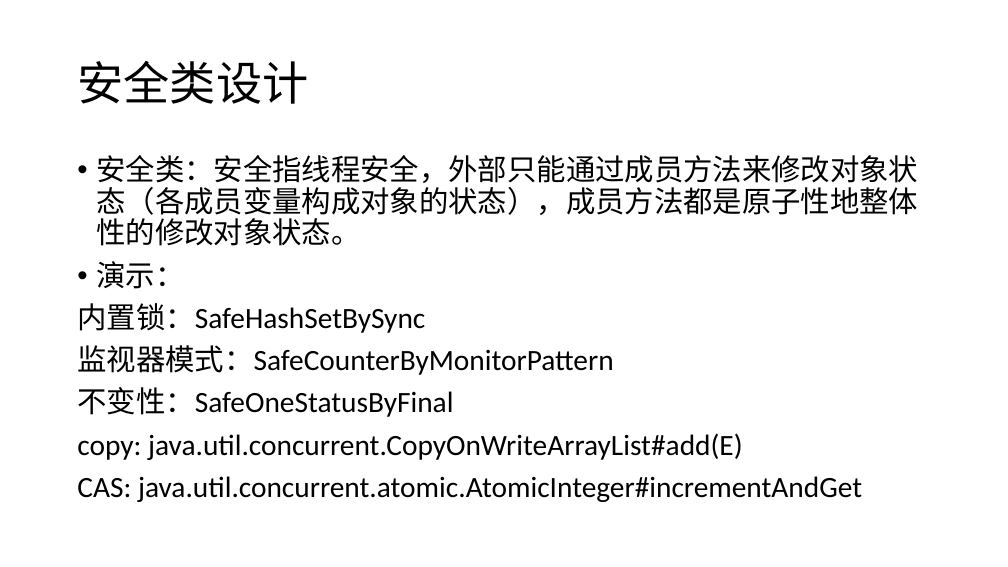
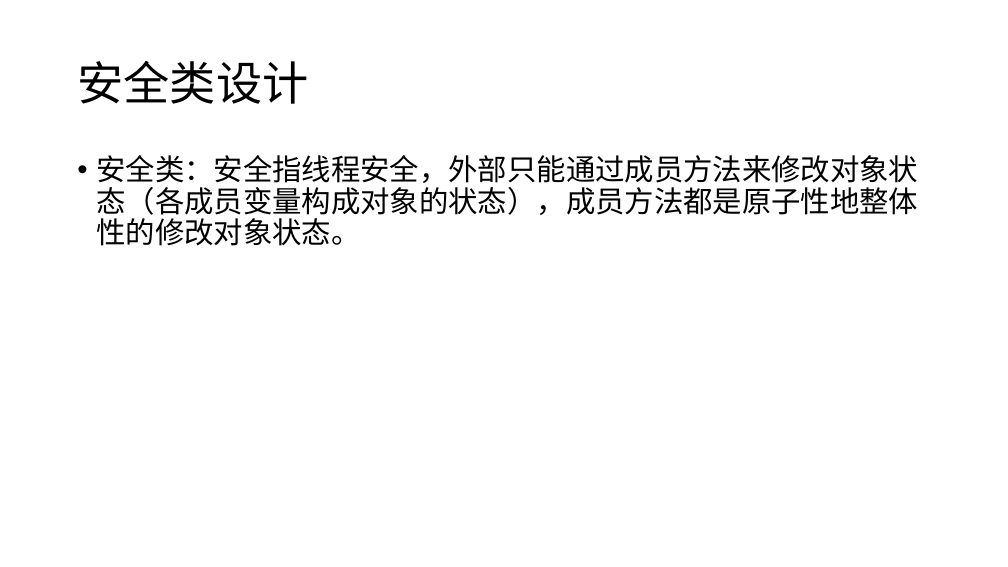
Before and after one commit to GerogeLeon/multithread_demo, a slide deck: slide 19 of JAVA并发编程.pptx. Drawn at 1008x567 pixels with LibreOffice and Linux fonts; fonts in the diff are those of the drawing. Boxes give left, top, right and bottom in pixels: in the first picture for what was removed or moved away, otherwise in the second. Text is boxed around its words. In the diff, an @@ line names an element or a change of style, - is before the commit and + after.

```diff
--- a/JAVA并发编程.pptx
+++ b/JAVA并发编程.pptx
@@ text at bbox=[77, 261, 862, 502]: paragraphs removed @@
-• 演示：
-内置锁：SafeHashSetBySync
-监视器模式：SafeCounterByMonitorPattern
-不变性：SafeOneStatusByFinal
-copy: java.util.concurrent.CopyOnWriteArrayList#add(E)
-CAS: java.util.concurrent.atomic.AtomicInteger#incrementAndGet
```
Also in this commit, not shown: 1 slide added, 6 other files.
